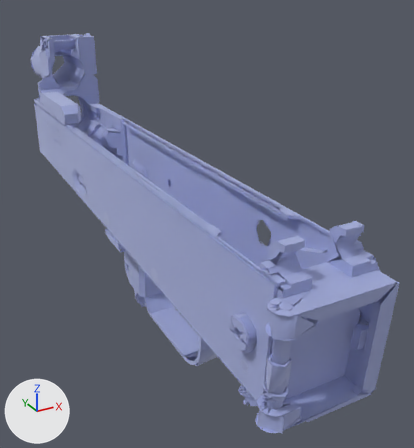
The glTF model res/models/attachments/receivers/ak12_receiver/ak12_receiver.glb, before and after one commit.
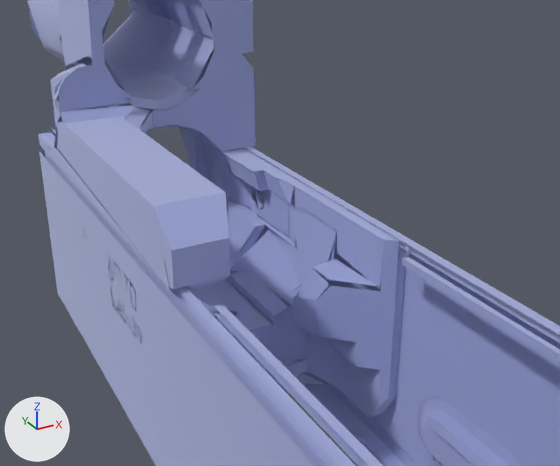
Old and new are each drawn whole from a 50 mm camera at (-0.0926, -0.2074, 0.0986) aimed at (0.0254, 0.0071, -0.0087) and again close up from a 50 mm camera at (-0.0441, 0.0053, 0.0688) aimed at (0.0, 0.0854, 0.0287). The lights are fixed; the arrows at lower left show +X, +Y and +Z. The last two pictures show the newer version. Where no turn or scale is listed for an object, it has been applied to the vertices. Vertices at exactly the same position are counted once.

The first close-up shows '11_1_1_1_1-1.STEP'.
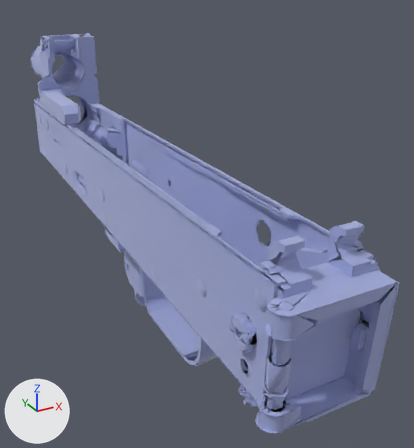
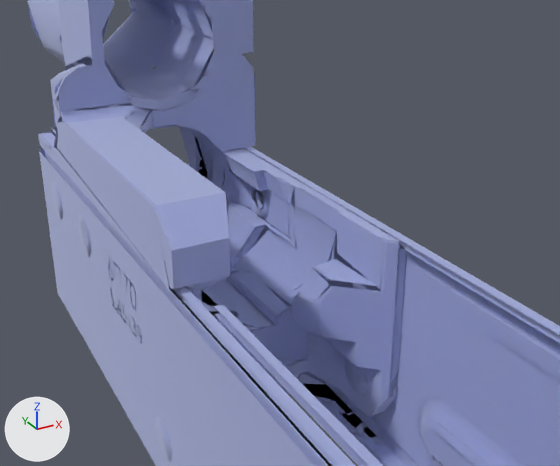
Where the change shows, as pixel boxes (x1, y1, x2, y2) in the close-ups (560 x 466 px):
'11_1_1_1_1-1.STEP', surface changed, reshaped
    both: (28, 0, 560, 466)
part 1 of me_11_1_1_1_1_1_step, cut back
    before: (400, 246, 560, 365)
    after: (410, 263, 560, 359)

The change, as a list of edits to the scene's bpy script:
```text
Add img_ak12_reciever_normal:
    img_ak12_reciever_normal = load_image('ak12_reciever_normal', '_unpacked/ak12_reciever_normal', 1024, 1024, 'Non-Color')
Change mat_mat_0:
    add n2 = _N.new('ShaderNodeNormalMap'); n2.name = 'Normal Map'
    add n2.uv_map = 'UVMap'
    add n3 = _N.new('ShaderNodeTexImage'); n3.name = 'Image Texture'
    add n3.image = img_ak12_reciever_normal
    where n0 = _N.new('ShaderNodeBsdfPrincipled'); n0.name = 'Principled BSDF'
    add _L.new(n2.outputs[0], n0.inputs[5])  # 'Normal' to 'Normal'
    add _L.new(n3.outputs[0], n2.inputs[1])  # 'Color' to 'Color'
Change me_11_1_1_1_1_1_step:
    used by ob_11_1_1_1_1_1_step; location = (0.0, 0.0, 0.0)
    remove me_11_1_1_1_1_1_step.from_pydata(...)  # 6392 vertices, 5690 faces; spans x -0.022..0.02, y -0.115..0.174, z -0.053..0.066
    add me_11_1_1_1_1_1_step.from_pydata(...)  # 6383 vertices, 5683 faces; spans x -0.022..0.02, y -0.115..0.174, z -0.053..0.066
    me_11_1_1_1_1_1_step part 1
    9 vertices are removed from x 0.012..0.015, y 0.076..0.078, z 0.025..0.027
    9 faces are deleted
    1 vertex moves within x 0.012, y 0.076, z 0.026
    2 new faces join them
```
